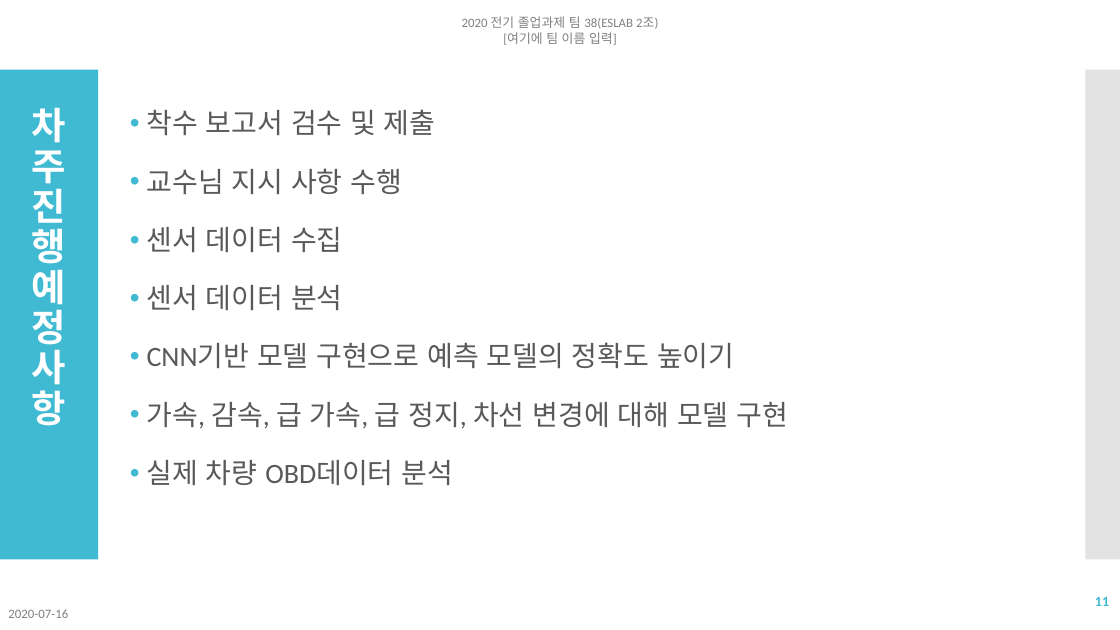
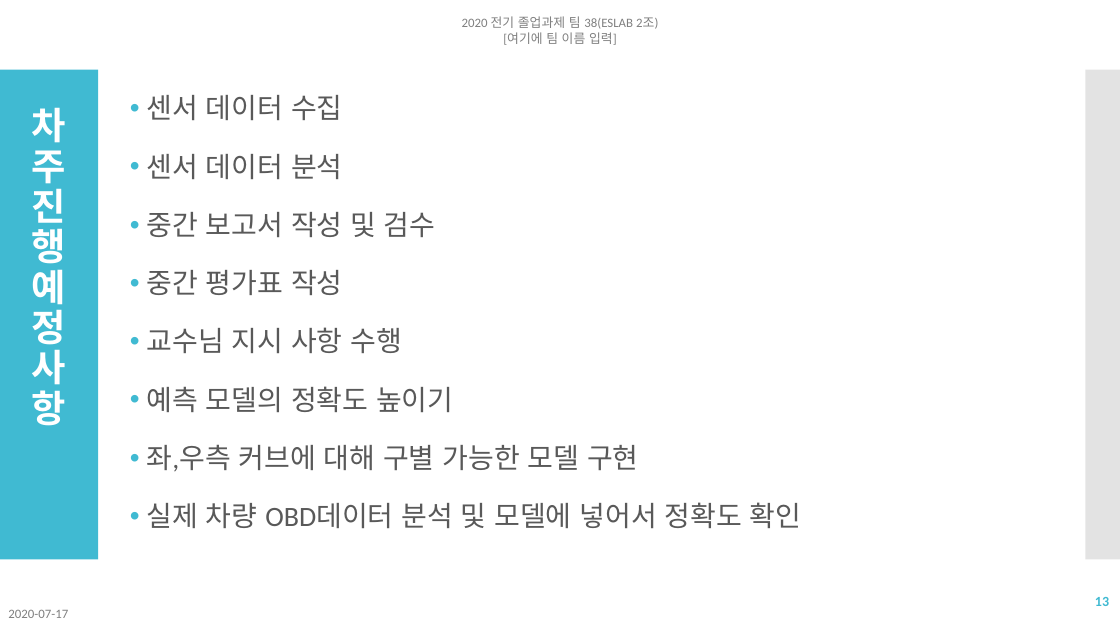
Before and after one commit to NgaAdrain/TEAM_Enter_Text_Here, a slide deck: slide 13 of Reports/졸업과제 네번째 발표 2조.pptx (slide 11 before the commit). Drawn at 1120x630 pixels with LibreOffice and Linux fonts; fonts in the diff are those of the drawing. Boxes give left, top, right and bottom in pixels: in the first picture for what was removed or moved away, otherwise in the second. Text is boxed around its words. In the diff, an @@ line names an element or a change of style, - is before the commit and + after.

```diff
--- a/Reports/졸업과제 네번째 발표 2조.pptx
+++ b/Reports/졸업과제 네번째 발표 2조.pptx
@@ text at box(147, 109, 436, 194): paragraphs removed @@
-• 착수 보고서 검수 및 제출
-• 교수님 지시 사항 수행
@@ text at box(147, 212, 802, 528): text changed @@
-• CNN기반 모델 구현으로 예측 모델의 정확도 높이기
-• 가속, 감속, 급 가속, 급 정지, 차선 변경에 대해 모델 구현
-• 실제 차량 OBD데이터 분석
+• 중간 보고서 작성 및 검수
+• 중간 평가표 작성
+• 교수님 지시 사항 수행
+• 예측 모델의 정확도 높이기
+• 좌,우측 커브에 대해 구별 가능한 모델 구현
+• 실제 차량 OBD데이터 분석 및 모델에 넣어서 정확도 확인
@@ page number at box(1095, 597, 1109, 606): text changed @@
-11
+13
@@ text at box(8, 610, 68, 618): text changed @@
-2020-07-16
+2020-07-17
```
Also in this commit, not shown: 12 other slides changed, 2 slides added, 6 other files.
